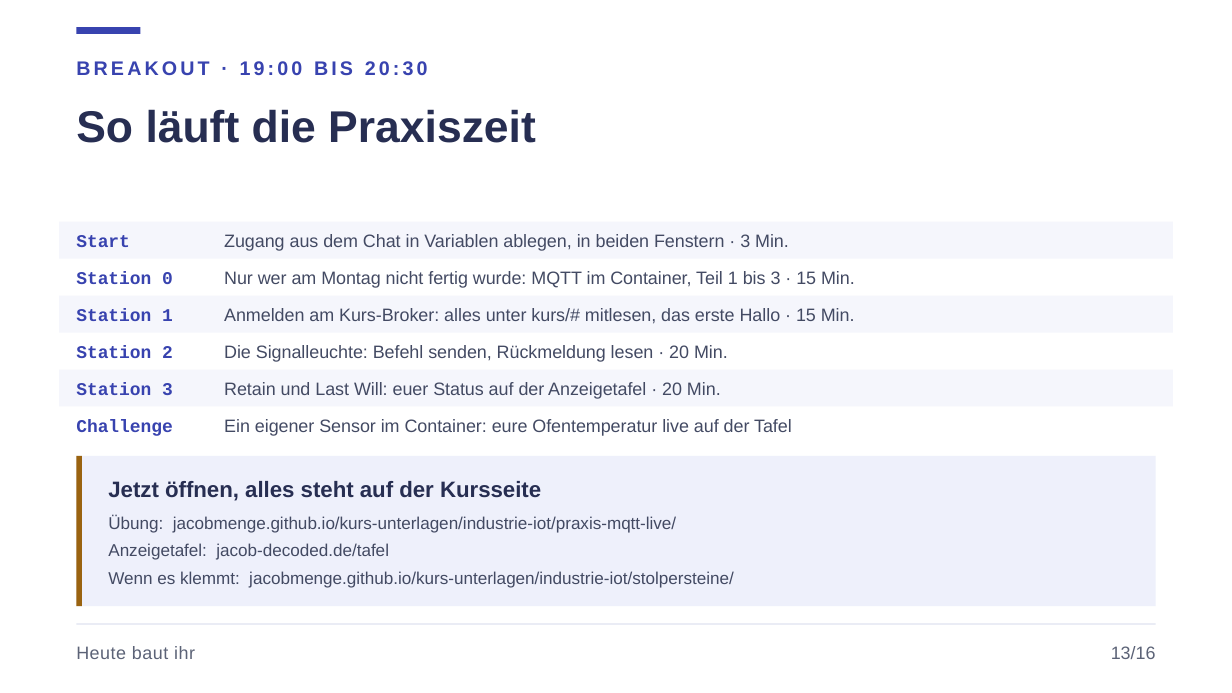
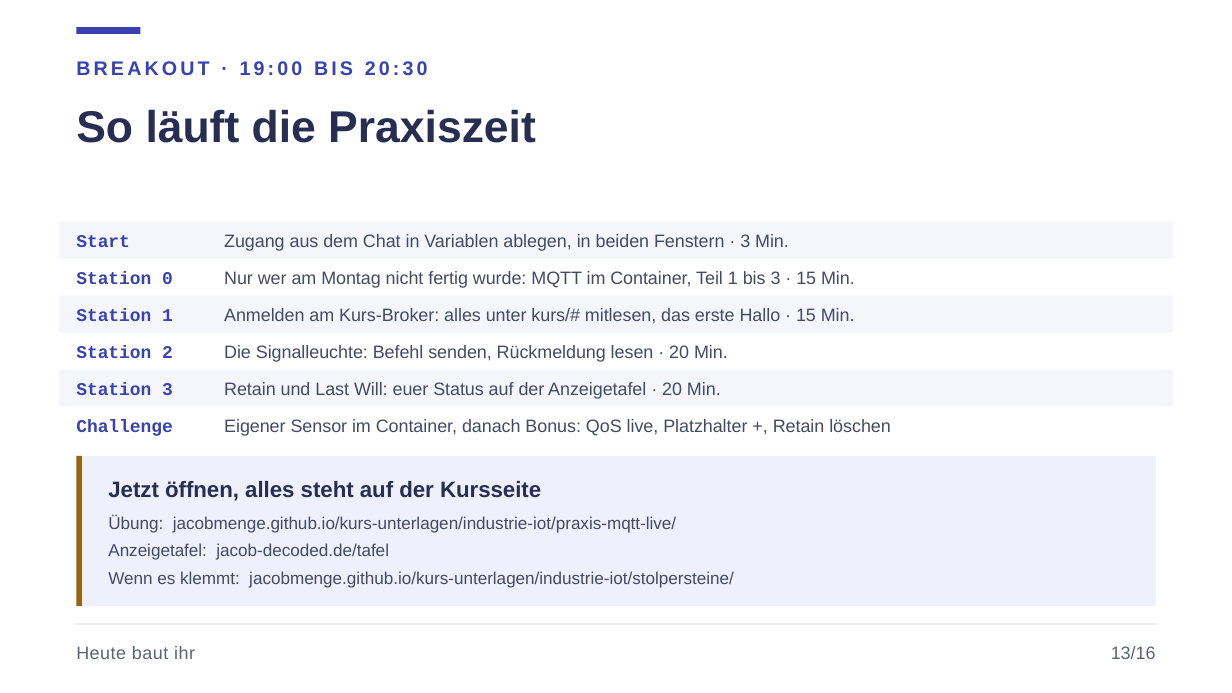
Before and after one commit to JacobMenge/kurs-unterlagen, a slide deck: slide 16 of folien/10-mqtt-live.pptx. Drawn at 1232x693 pixels with LibreOffice and Linux fonts; fonts in the diff are those of the drawing. Boxes give left, top, right and bottom in pixels: in the first picture for what was removed or moved away, otherwise in the second. Text is boxed around its words. In the diff, an @@ line names an element or a change of style, - is before the commit and + after.

Commit message:
MQTT-Live update and fixes

```diff
--- a/folien/10-mqtt-live.pptx
+++ b/folien/10-mqtt-live.pptx
@@ text at (x1=224, y1=419, x2=891, y2=436): text changed @@
-Ein eigener Sensor im Container: eure Ofentemperatur live auf der Tafel
+Eigener Sensor im Container, danach Bonus: QoS live, Platzhalter +, Retain löschen
```
Also in this commit, not shown: 1 other slide changed, 1 other file.
